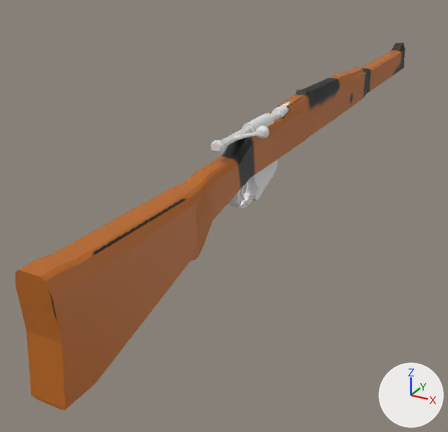
Renders of the Blender file 3d_props/lee_enfield.blend from each side of a commit.
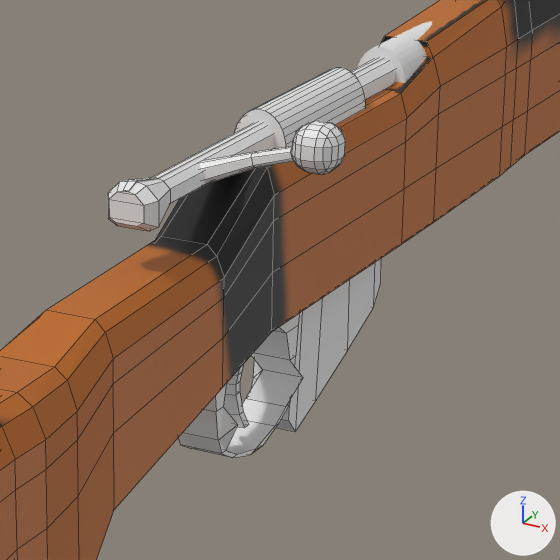
Each version is shown whole from a camera (50 mm lens) standing at (17.2, -41.5, 18.2) and looking at (-4.1, -2.9, -1.2), then close up on the part from 41% to 72% of the width and 22% to 54% of the height. Arrows for +X, +Y and +Z are at lower right; the lights stay in place. The first two pictures are the older version. The close-ups show mesh edges as thin lines.
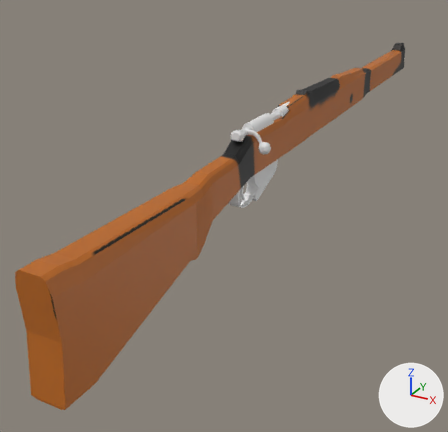
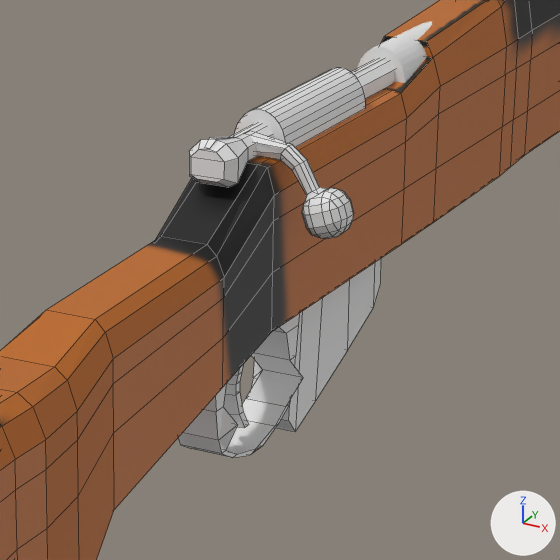
Commit message: lee endfield cocking handle fixed

The edits, one by one:
me_cube_005 is used by ob_cube_003; location (0.0, -6.51, 6.84).
me_cube_005 had 163 vertices, 168 faces and spanned x -0.41..2.33, y -4.82..6.85, z 0.11..1.45.
me_cube_005 now has 170 vertices, 175 faces and spans x -0.41..1.74, y -4.15..7.51, z -0.83..0.83.
me_cube_005 part 1: the loose piece of 40 vertices spanning x -0.41..0.41, y -4.82..6.85, z 0.11..0.83 is moved by (0.0, 0.66, 0.0).
me_cube_005 part 2: a new loose piece of 130 vertices spanning x -0.12..1.74, y -3.15..-2.42, z -0.83..0.67.
me_cube_005 part 3: the loose piece of 123 vertices spanning x -0.01..2.33, y -3.03..-2.31, z 0.29..1.45 is deleted.
Object 'Cube.003' (ob_cube_003) moves from (0.0, -6.51, 6.84) to (0.0, -4.73, 6.84).

Pixel boxes (x1, y1, x2, y2) of what changed, in the close-ups (560 x 560 px; the box of a moved part takes in the faces that stretch with it):
'Cube.003', reshaped, moved
    before: (108, 58, 395, 231)
    after: (189, 59, 394, 239)
part 1 of me_cube_005, moved or reshaped
    before: (108, 58, 395, 231)
    after: (189, 59, 394, 187)
part 2 of me_cube_005, added
    after: (251, 133, 354, 239)
part 3 of me_cube_005, deleted
    before: (199, 120, 345, 184)
